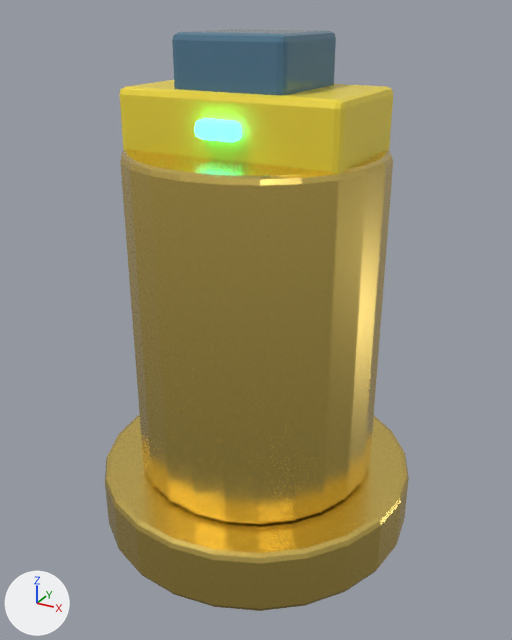
Two versions of the FBX model art/blender/blockout/assets/taxi-token.fbx, one commit apart.
Rendered twice from a camera (50 mm lens) standing at (7.68, -13.99, 12.43) and looking at (0.09, -0.19, 5.53). The axes (+X, +Y, +Z) are drawn at lower left. The lights are the same throughout. The older version comes first.

Names of what the first picture shows: 'taxi-token'.
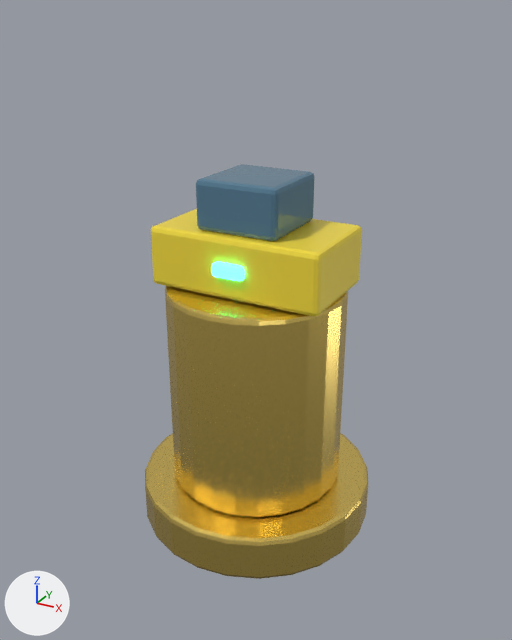
What the commit changed:
me_cylinder_003 is used by ob_taxi_token; location (0.0, 0.0, 0.0).
me_cylinder_003 had 456 vertices, 406 faces and spanned x -4.0..4.0, y -4.0..4.0, z 0.0..12.0.
me_cylinder_003 now has 456 vertices, 406 faces and spans x -3.0..3.0, y -3.0..3.0, z 0.0..9.0.
me_cylinder_003 part 1: the loose piece of 144 vertices spanning x -4.0..4.0, y -4.0..4.0, z 0.0..1.6 is scaled about the mesh origin by (0.749, 0.749, 0.726).
me_cylinder_003 part 2: the loose piece of 56 vertices spanning x -1.3..1.3, y -1.3..1.3, z 10.4..12.0 is scaled about its middle by (0.784, 0.784, 0.723), then moved by (0.0, 0.0, -2.78).
me_cylinder_003 part 3: the loose piece of 56 vertices spanning x -0.5..0.5, y -1.8..-1.4, z 10.0..10.4 is scaled about its middle by (0.8, 0.904, 0.904), then moved by (0.0, 0.34, -3.09).
me_cylinder_003 part 4: 200 of 456 vertices moved; they spanned x -3.0..3.0, y -3.0..3.0, z 1.6..10.9 and now span x -2.2..2.2, y -2.2..2.2, z 1.17..7.83; mean shift (0.0, 0.0, -2.06); largest move (2.75, 0.74, 9.6) -> (2.01, 0.54, 6.39).

Boxes [x1, y1, x2, y2] around the edits, measured in the pictures (512 x 640 px; the box of a moved part takes in the faces that stretch with it):
'taxi-token', reshaped (27% narrower, 29% shorter)
    before: [105, 29, 409, 611]
    after: [145, 164, 368, 579]
part 1 of me_cylinder_003, moved or reshaped
    before: [105, 415, 409, 611]
    after: [145, 433, 368, 579]
part 2 of me_cylinder_003, moved or reshaped
    before: [172, 29, 336, 95]
    after: [196, 164, 315, 241]
part 3 of me_cylinder_003, moved or reshaped
    before: [195, 118, 241, 142]
    after: [212, 262, 245, 281]
part 4 of me_cylinder_003, moved or reshaped
    before: [119, 80, 393, 524]
    after: [151, 209, 362, 517]
